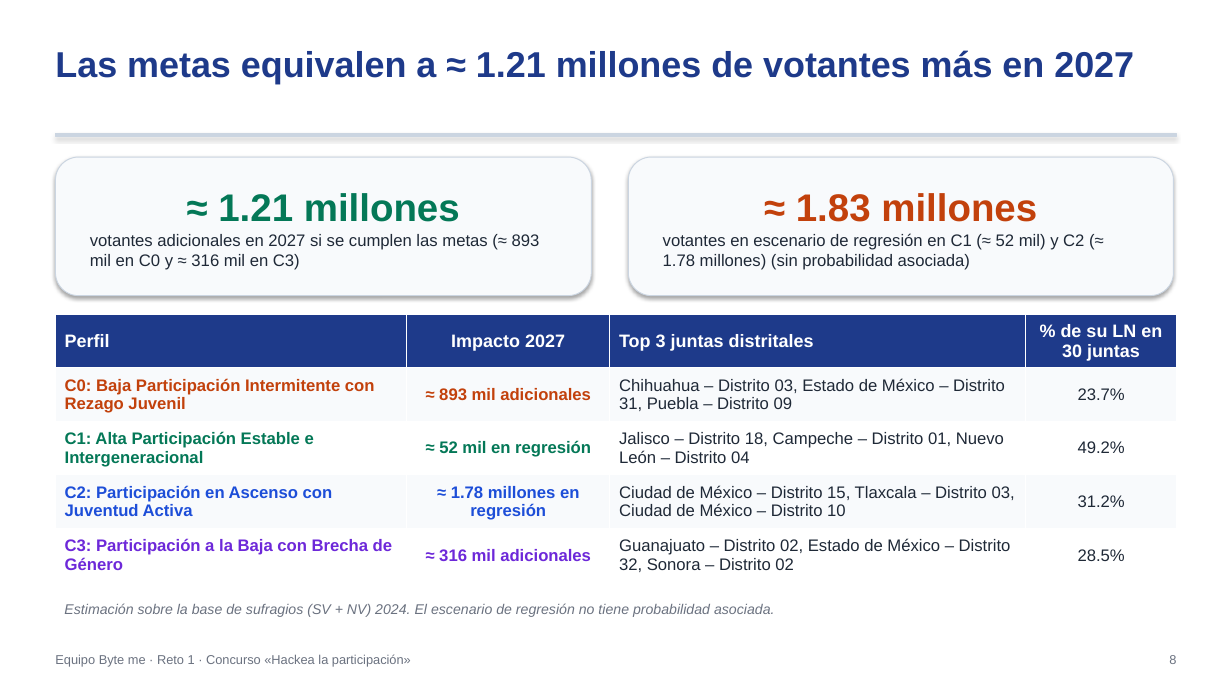
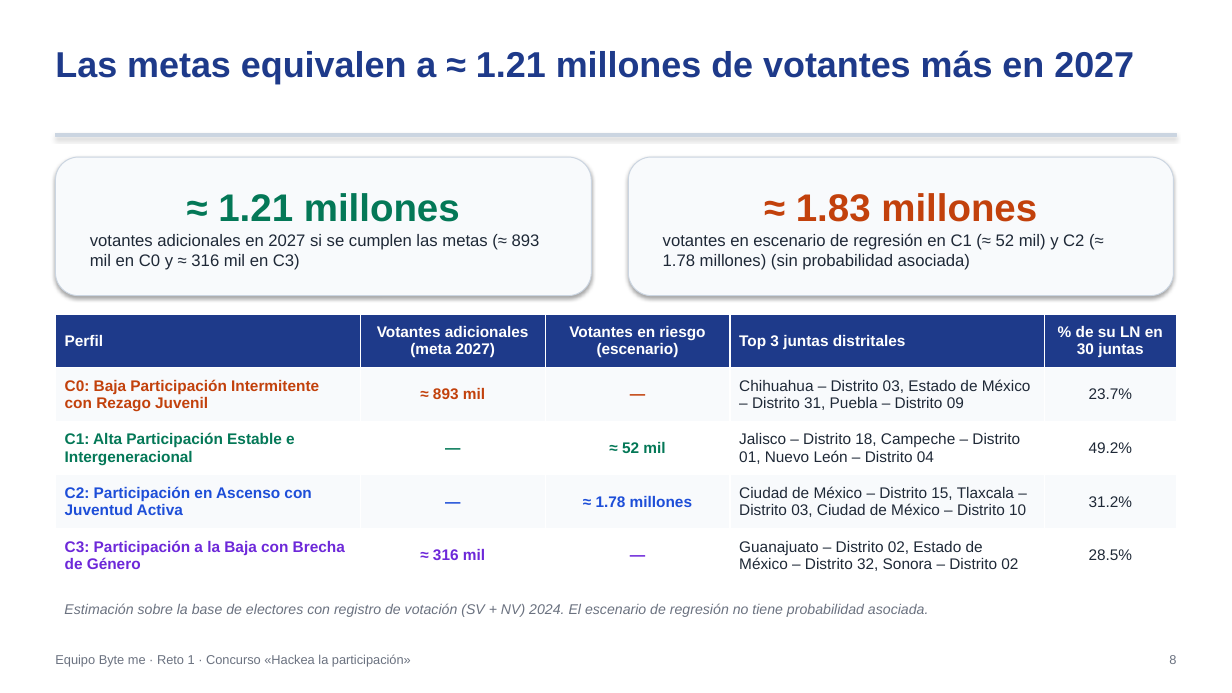
Before and after one commit to Johanan1113/Hackaton_INE_byte_me, a slide deck: slide 8 of outputs/entregables/Presentacion_Ejecutiva_ByteMe.pptx. Drawn at 1232x693 pixels with LibreOffice and Linux fonts; fonts in the diff are those of the drawing. Boxes give left, top, right and bottom in pixels: in the first picture for what was removed or moved away, otherwise in the second. Text is boxed around its words. In the diff, an @@ line names an element or a change of style, - is before the commit and + after.

```diff
--- a/outputs/entregables/Presentacion_Ejecutiva_ByteMe.pptx
+++ b/outputs/entregables/Presentacion_Ejecutiva_ByteMe.pptx
@@ table at (55, 314, 1177, 582) @@
-column 2: Impacto 2027 | ≈ 893 mil adicionales | ≈ 52 mil en regresión | ≈ 1.78 millones en regresión | ≈ 316 mil adicionales
+column 2: Votantes adicionales (meta 2027) | ≈ 893 mil | — | — | ≈ 316 mil
+column 3: Votantes en riesgo (escenario) | — | ≈ 52 mil | ≈ 1.78 millones | —
@@ text at (64, 603, 929, 617): text changed @@
-Estimación sobre la base de sufragios (SV + NV) 2024. El escenario de regresión no tiene probabilidad asociada.
+Estimación sobre la base de electores con registro de votación (SV + NV) 2024. El escenario de regresión no tiene probabilidad asociada.
```
Also in this commit, not shown: 6 other slides changed, 18 other files.
